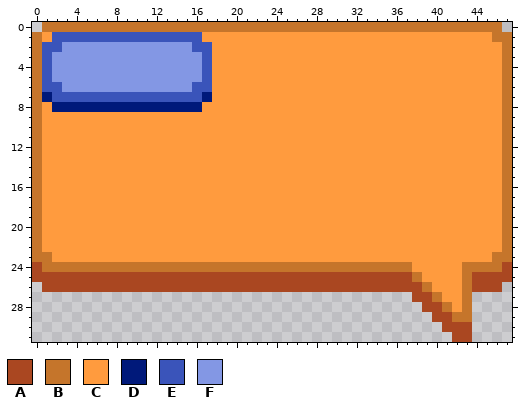
Pixel-art sprite: assets/img/icon/speech_bubble_A.png. The first picture shows the starting point.
The file is 48x32 pixels.
Palette (. is transparent): A #aa4721  B #c5752b  C #ff9b3e  D #00197a  E #3a54ba  F #8397e4
After:
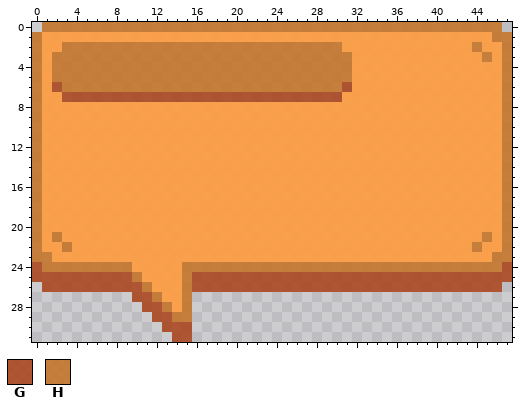
Colours new in this view: G #aa4721e5  H #c5752be5
Change:
colour C: #ff9b3e -> #ff9b3ee5
y 0: x 1..46 BBBBBBBBBBBBBBBBBBBBBBBBBBBBBBBBBBBBBBBBBBBBBB -> HHHHHHHHHHHHHHHHHHHHHHHHHHHHHHHHHHHHHHHHHHHHHH
y 1: x 0 B -> H; x 2..16 EEEEEEEEEEEEEEE -> CCCCCCCCCCCCCCC; x 46..47 BB -> HH
y 2: x 0..30 BEEFFFFFFFFFFFFFEECCCCCCCCCCCCC -> HCCHHHHHHHHHHHHHHHHHHHHHHHHHHHH; x 44 C -> H; x 47 B -> H
y 3: x 0..31 BEFFFFFFFFFFFFFFFECCCCCCCCCCCCCC -> HCHHHHHHHHHHHHHHHHHHHHHHHHHHHHHH; x 45 C -> H; x 47 B -> H
y 4..5: x 0..31 BEFFFFFFFFFFFFFFFECCCCCCCCCCCCCC -> HCHHHHHHHHHHHHHHHHHHHHHHHHHHHHHH; x 47 B -> H
y 6: x 0..31 BEEFFFFFFFFFFFFFEECCCCCCCCCCCCCC -> HCGHHHHHHHHHHHHHHHHHHHHHHHHHHHHG; x 47 B -> H
y 7: x 0..30 BDEEEEEEEEEEEEEEEDCCCCCCCCCCCCC -> HCCGGGGGGGGGGGGGGGGGGGGGGGGGGGG; x 47 B -> H
y 8: x 0 B -> H; x 2..16 DDDDDDDDDDDDDDD -> CCCCCCCCCCCCCCC; x 47 B -> H
y 9..20: x 0 B -> H; x 47 B -> H
y 21: x 0 B -> H; x 2 C -> H; x 45 C -> H; x 47 B -> H
y 22: x 0 B -> H; x 3 C -> H; x 44 C -> H; x 47 B -> H
y 23: x 0..1 BB -> HH; x 46..47 BB -> HH
y 24: x 0..47 ABBBBBBBBBBBBBBBBBBBBBBBBBBBBBBBBBBBBBCCCCCBBBBA -> GHHHHHHHHHCCCCCHHHHHHHHHHHHHHHHHHHHHHHHHHHHHHHHG
y 25: x 0..47 AAAAAAAAAAAAAAAAAAAAAAAAAAAAAAAAAAAAAABCCCCBAAAA -> GGGGGGGGGGHCCCCHGGGGGGGGGGGGGGGGGGGGGGGGGGGGGGGG
y 26: x 1..46 AAAAAAAAAAAAAAAAAAAAAAAAAAAAAAAAAAAAAABCCCBAAA -> GGGGGGGGGGHCCCHGGGGGGGGGGGGGGGGGGGGGGGGGGGGGGG
y 27: x 10..15 ...... -> GGHCCH; x 38..43 AABCCB -> ......
y 28: x 11..15 ..... -> GGHCH; x 39..43 AABCB -> .....
y 29: x 12..15 .... -> GGHH; x 40..43 AABB -> ....
y 30: x 13..15 ... -> GGG; x 41..43 AAA -> ...
y 31: x 14..15 .. -> GG; x 42..43 AA -> ..
Changed places in both pictures, as pixel boxes (x1, y1, x2, y2):
changed: (32, 22, 512, 342)
